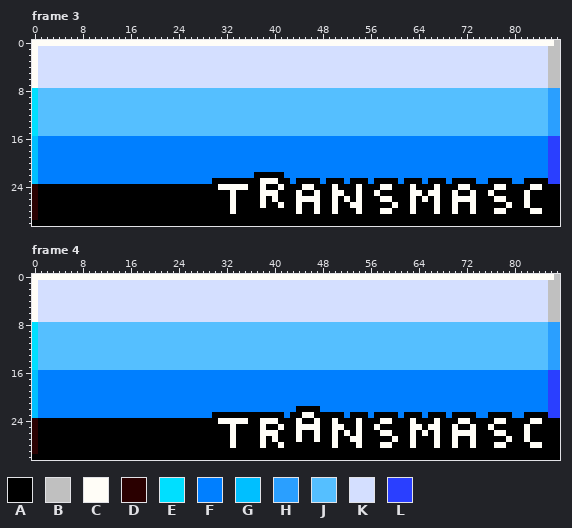
Pixel-art file -- aseprite/pride/badge_transmasc.aseprite. This is how it looked before the edit.
88x31 pixels, 10 frames. Shown: frame 3, frame 4. The commit also changed other frames, which this record leaves out.
Palette (. is transparent): A #000000  B #c0c0c0  C #fffdf7  D #2a0000  E #00dfff  F #007fff  G #00bfff  H #2a9fff  J #55bfff  K #d4dfff  L #2a3fff
New version:
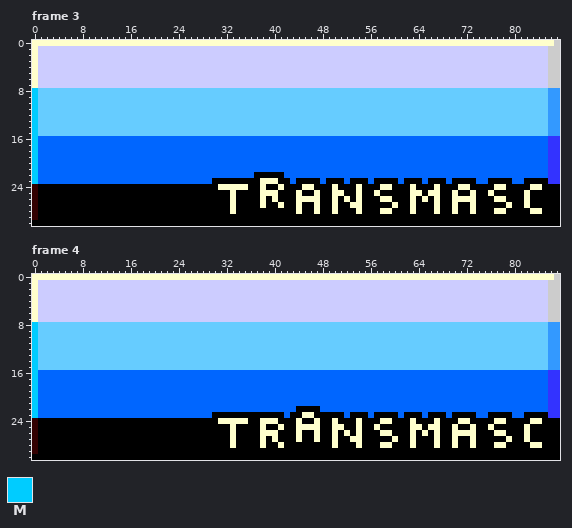
Colours new in this view: M #00ccff
From old to new:
@@ palette @@
-B #c0c0c0
+B #cccccc
-C #fffdf7
+C #ffffcc
-D #2a0000
+D #330000
-F #007fff
+F #0066ff
-H #2a9fff
+H #3399ff
-J #55bfff
+J #66ccff
-K #d4dfff
+K #ccccff
-L #2a3fff
+L #3333ff
--- frame 3, layer "Border"
@@ x 0..2 @@
  7 CKK
- 8 EJJ
- 9 EJJ
-10 EJJ
-11 EJJ
-12 EJJ
-13 EJJ
-14 EJJ
-15 EJJ
-16 GFF
-17 GFF
-18 GFF
-19 GFF
-20 GFF
-21 GFF
-22 GFF
-23 GFF
+ 8 MJJ
+ 9 MJJ
+10 MJJ
+11 MJJ
+12 MJJ
+13 MJJ
+14 MJJ
+15 MJJ
+16 MFF
+17 MFF
+18 MFF
+19 MFF
+20 MFF
+21 MFF
+22 MFF
+23 MFF
 24 DAA
--- frame 4, layer "Border": the same change as frame 3
